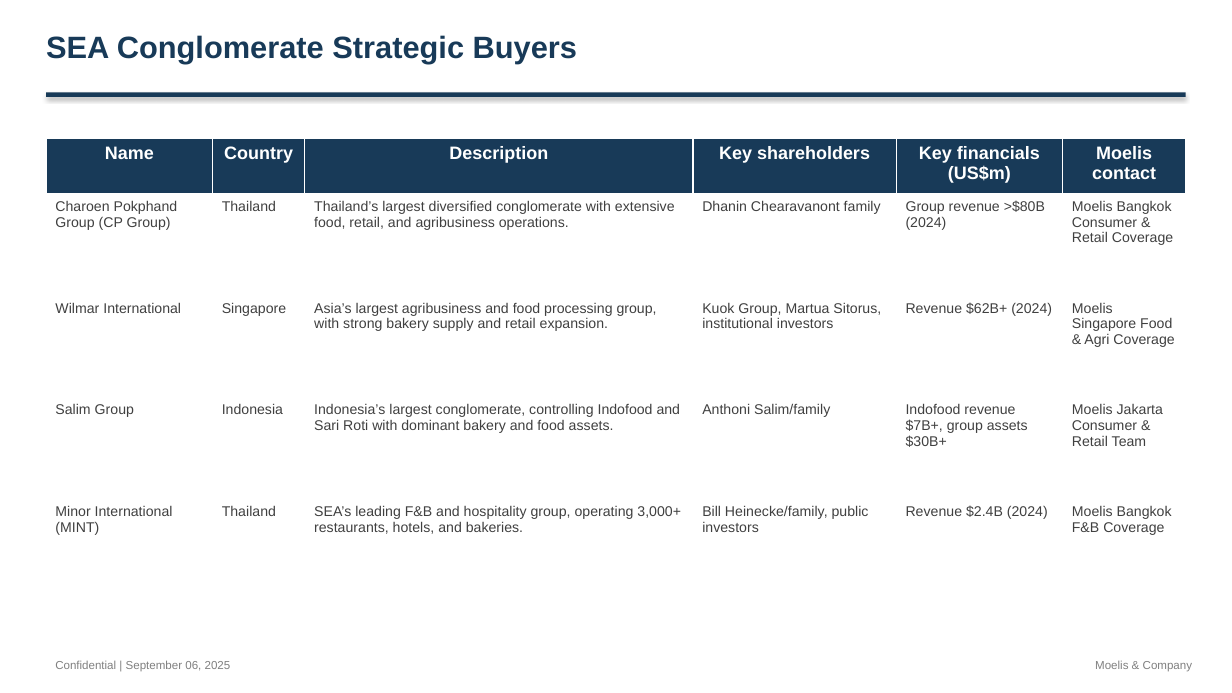
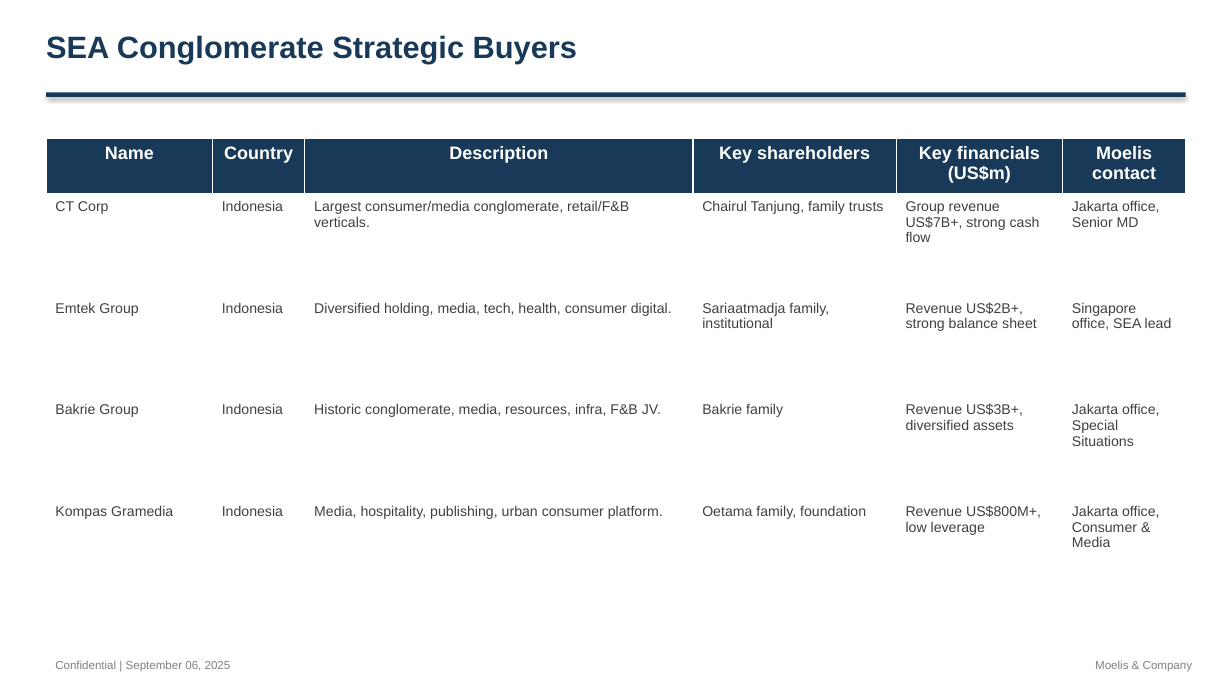
Before and after one commit to alinvb/slide_generator, a slide deck: slide 18 of ai_generated_deck.pptx (slide 17 before the commit). Drawn at 1232x693 pixels with LibreOffice and Linux fonts; fonts in the diff are those of the drawing. Boxes give left, top, right and bottom in pixels: in the first picture for what was removed or moved away, otherwise in the second. Text is boxed around its words. In the diff, an @@ line names an element or a change of style, - is before the commit and + after.

```diff
--- a/ai_generated_deck.pptx
+++ b/ai_generated_deck.pptx
@@ table at [46,139,1186,601] @@
-row 2: Charoen Pokphand Group (CP Group) | Thailand | Thailand’s largest diversified conglomerate with extensive food, retail, and agribusiness operations. | Dhanin Chearavanont family | Group revenue >$80B (2024) | Moelis Bangkok Consumer & Retail Coverage
+row 2: CT Corp | Indonesia | Largest consumer/media conglomerate, retail/F&B verticals. | Chairul Tanjung, family trusts | Group revenue US$7B+, strong cash flow | Jakarta office, Senior MD
-row 3: Wilmar International | Singapore | Asia’s largest agribusiness and food processing group, with strong bakery supply and retail expansion. | Kuok Group, Martua Sitorus, institutional investors | Revenue $62B+ (2024) | Moelis Singapore Food & Agri Coverage
+row 3: Emtek Group | Indonesia | Diversified holding, media, tech, health, consumer digital. | Sariaatmadja family, institutional | Revenue US$2B+, strong balance sheet | Singapore office, SEA lead
-row 4: Salim Group | Indonesia | Indonesia’s largest conglomerate, controlling Indofood and Sari Roti with dominant bakery and food assets. | Anthoni Salim/family | Indofood revenue $7B+, group assets $30B+ | Moelis Jakarta Consumer & Retail Team
+row 4: Bakrie Group | Indonesia | Historic conglomerate, media, resources, infra, F&B JV. | Bakrie family | Revenue US$3B+, diversified assets | Jakarta office, Special Situations
-row 5: Minor International (MINT) | Thailand | SEA’s leading F&B and hospitality group, operating 3,000+ restaurants, hotels, and bakeries. | Bill Heinecke/family, public investors | Revenue $2.4B (2024) | Moelis Bangkok F&B Coverage
+row 5: Kompas Gramedia | Indonesia | Media, hospitality, publishing, urban consumer platform. | Oetama family, foundation | Revenue US$800M+, low leverage | Jakarta office, Consumer & Media
```
Also in this commit, not shown: 12 other slides changed, 5 slides added, 4 slides removed, 2 other files.
